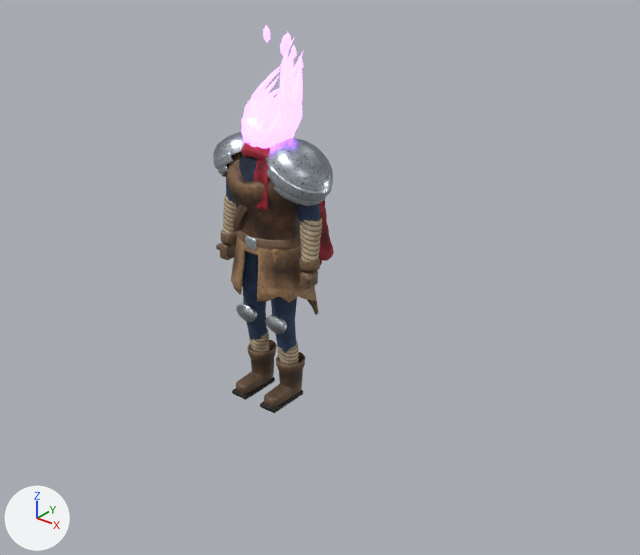
Renders of the Blender file Tools/Blend/Beheaded.blend from each side of a commit.
Rendered twice from a 50 mm lens placed at (2.98, -3.29, 2.88), pointed at (0.21, 0.16, 0.74). Lighting does not change. The marker at lower left points along +X, +Y and +Z. The picture after the commit comes second.

Before the edit, the objects in view are built like this:
```python
me_beheaded_body = bpy.data.meshes.new('Beheaded_Body')
me_beheaded_body.from_pydata(...)  # 6066 vertices, 5923 faces; spans x -0.36..0.38, y -0.2..0.43, z 0.0..1.55
me_beheaded_body.polygons.foreach_set('use_smooth', [True] * 5923)
me_beheaded_body.materials.append(mat_m_beheaded)
me_beheaded_flame = bpy.data.meshes.new('Beheaded_Flame')
me_beheaded_flame.from_pydata(...)  # 1118 vertices, 1220 faces; spans x -0.164..0.167, y -0.127..0.263, z 1.468..2.088
me_beheaded_flame.polygons.foreach_set('use_smooth', [True] * 1220)
me_beheaded_flame.materials.append(mat_m_flame)  # purple #9b5de5, glowing purple #9b5de5
ob_beheaded_body = bpy.data.objects.new('Beheaded_Body', me_beheaded_body)
ob_beheaded_body.location = (0.0, 0.0, 0.0)
_m = ob_beheaded_body.modifiers.new('NgonTriangulate', 'TRIANGULATE')
_m.min_vertices = 5
ob_beheaded_flame = bpy.data.objects.new('Beheaded_Flame', me_beheaded_flame)
ob_beheaded_flame.location = (0.0, 0.0, 0.0)
_m = ob_beheaded_flame.modifiers.new('NgonTriangulate', 'TRIANGULATE')
_m.min_vertices = 5
```
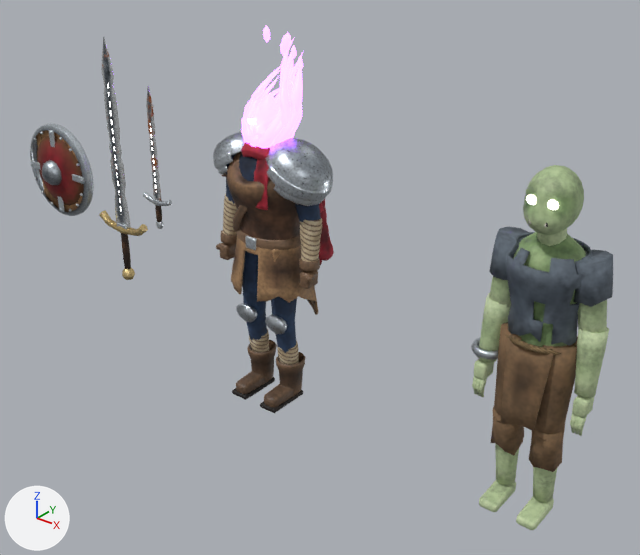
Changed parts and their boxes [x1, y1, x2, y2] in the pictures (640 x 555 px):
'Zombie_Body', added
    after: [471, 165, 613, 530]
'FrontlineShield', added
    after: [30, 123, 94, 216]
'Broadsword', added
    after: [99, 37, 148, 280]
'RustySword', added
    after: [143, 86, 172, 229]

What changed in the scene script:
```text
Add mat_m_zombie:
    mat_m_zombie = bpy.data.materials.new('M_Zombie')
    # uses the picture img_zombie_albedo
    # uses the picture img_zombie_emission
    # uses the picture img_zombie_orm
Add mat_m_weapons:
    mat_m_weapons = bpy.data.materials.new('M_Weapons')
    # uses the picture img_weapons_albedo
    # uses the picture img_weapons_emission
    # uses the picture img_weapons_normal
    # uses the picture img_weapons_orm
Add ob_zombie_body:
    ob_zombie_body = bpy.data.objects.new('Zombie_Body', me_zombie_body)  # 2558 vertices, 2638 faces; spans x -0.32..0.29, y -0.18..0.16, z 0.0..1.73; modifiers TRIANGULATE
    ob_zombie_body.location = (1.6, 0.0, 0.0)
Add ob_frontlineshield:
    ob_frontlineshield = bpy.data.objects.new('FrontlineShield', me_frontlineshield)  # 988 vertices, 1017 faces; spans x -0.306..0.306, y -0.306..0.306, z -0.013..0.187; modifiers TRIANGULATE
    ob_frontlineshield.location = (-1.75, 0.0, 1.0)
    ob_frontlineshield.rotation_euler = (1.571, 0.0, 0.0)  # degrees (90, 0, 0)
Add ob_broadsword:
    ob_broadsword = bpy.data.objects.new('Broadsword', me_broadsword)  # 575 vertices, 543 faces; spans x -0.22..0.22, y -0.04..0.04, z -0.25..1.3; modifiers TRIANGULATE
    ob_broadsword.location = (-1.25, 0.0, 0.6)
Add ob_rustysword:
    ob_rustysword = bpy.data.objects.new('RustySword', me_rustysword)  # 529 vertices, 547 faces; spans x -0.116..0.116, y -0.018..0.018, z -0.108..0.775; modifiers TRIANGULATE
    ob_rustysword.location = (-0.9, 0.0, 0.9)
```
